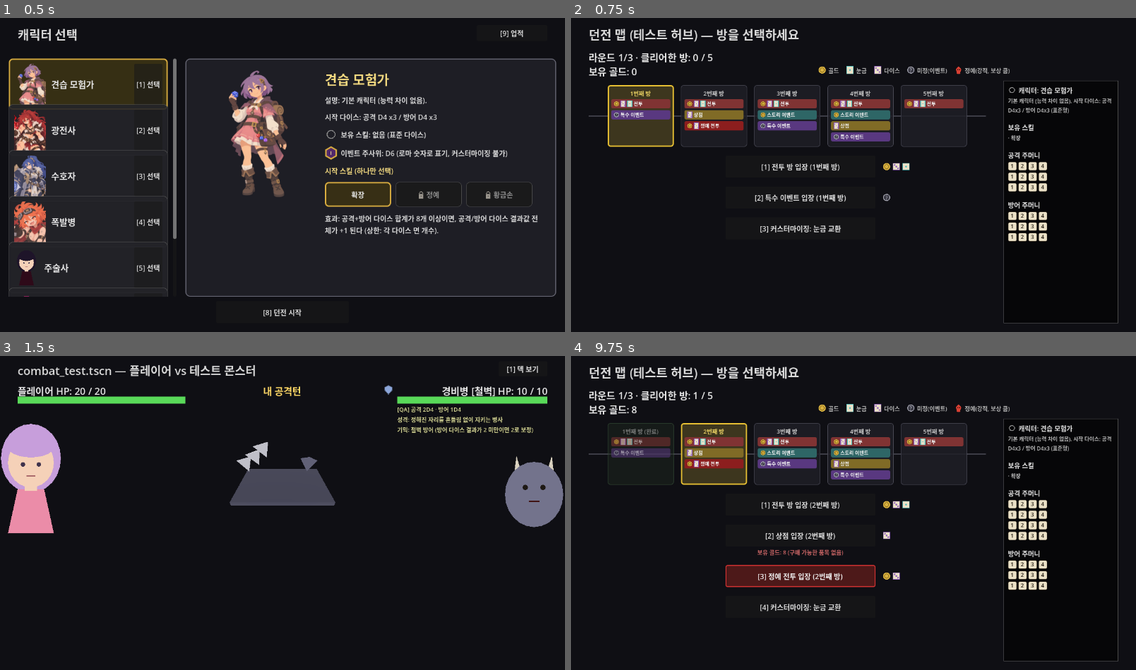
Above: before the commit, frames 1-4 (two rows, left to right).
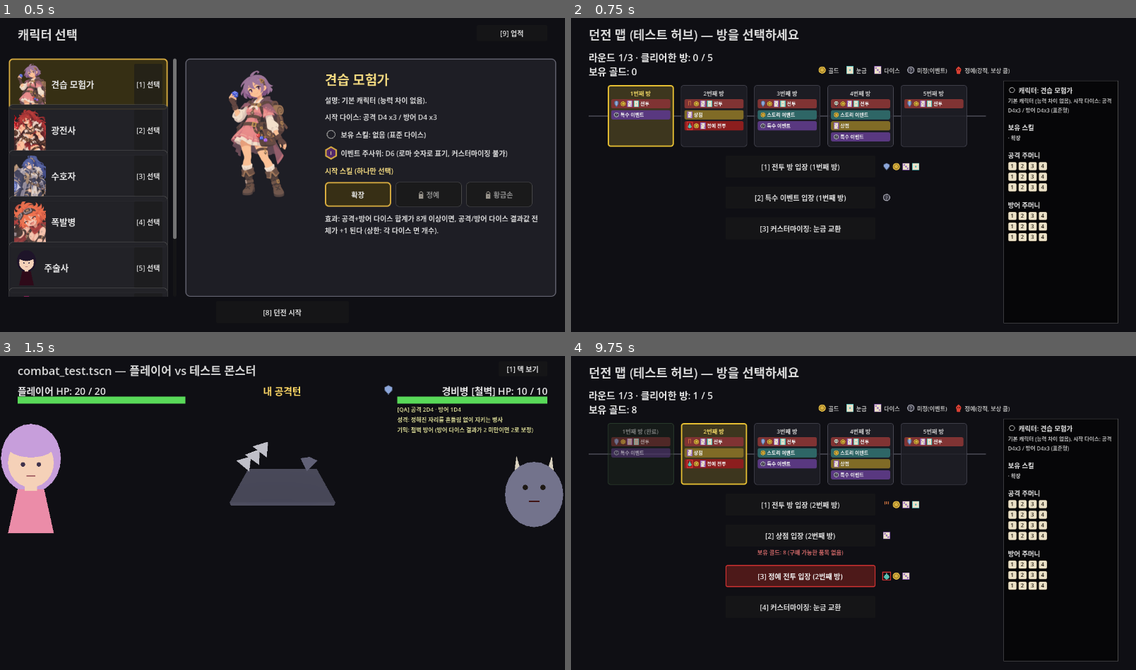
Above: after the commit, the same moments.

Repository: YGseok/ProjectD
Game: Godot game, scene res://code/scenes/character_select.tscn
Same seed, same stepped clock (60 frames per second), same inputs: the game is played once before the commit and once after it.
Inputs (mouse positions are in pixels of both pictures, inside the frame that each line leads up to):
- Up to frame 1 (0.5 s): no input
- Up to frame 2 (0.75 s): click "[8] 던전 시작" at 0.5 s
- Up to frame 3 (1.5 s): click "[1] 전투 방 입장 (1번째 방)" at 1.25 s
- Up to frame 4 (9.75 s): click "[1] 덱 보기" at 2 s; click "[1] 덱 닫기" at 2.75 s; tap Enter at 3.5 s; move the mouse to (977, 494) at 3.52 s; tap 2 at 3.6, 7.35 s; click (977, 494) at 3.67 s; move the mouse to (740, 525) at 4.27 s; hold A 4.28-5.03 s; tap 7 at 4.35, 8.1 s; move the mouse to (910, 440) at 5.02 s; tap 1 at 5.1, 8.85 s; move the mouse to (825, 575) at 5.77 s; tap 3 at 5.85 s; click (825, 575) at 5.92 s; move the mouse to (1023, 560) at 6.52 s; hold A 6.53-8.78 s; tap 9 at 6.6 s; move the mouse to (684, 462) at 7.27 s; move the mouse to (881, 509) at 8.02 s; click (881, 509) at 8.17 s; move the mouse to (768, 431) at 8.77 s; click "[1] 다음" at 9.5 s

Frame 1 is identical in both runs. In frame 2, 0.6% of the frame differs, in the area x 7-66%, y 26-49%; in frame 3, nothing differs; in frame 4, 0.7%, in the area x 7-66%, y 26-72%.

Commit message:
feat: G-9(던전 맵 몬스터 계열 미리보기 + 몬스터 카탈로그 문서화) 완료
던전 맵의 "전투"/"정예 전투" 선택지(버튼 + MapStrip 칩)에 다음 몬스터의
계열 아이콘을 미리 보여주도록 dungeon_map.gd에 _monster_profile_for_room()/
_elite_profile_for_room()을 추가 — combat_test.gd와 같은 RunState.monster_plan/
elite_plan을 읽어 미리보기와 실제 결과가 항상 일치하게 함.

docs/DESIGN.md의 "던전 몬스터" 절을 계열×등급 전체 카탈로그(스킬 프리미티브
범례 + 일반 20종/정예 8종/보스 6종 표)로 갱신.

이로써 INBOX.md [대형 기획 6](몬스터 대개편, G-1~G-9) 전체 완료 — "처리됨"으로
이관. STATUS.md/STATUS_ARCHIVE.md/INBOX_ARCHIVE.md 갱신(완료 기록 10개/
처리됨 12개 유지 규칙에 따라 오래된 항목 이관 포함).

Co-Authored-By: Claude Sonnet 5 <noreply@anthropic.com>

Diff:
--- a/code/scenes/dungeon_map.gd
+++ b/code/scenes/dungeon_map.gd
@@ -140,6 +140,10 @@
 var _map_hbox: HBoxContainer
 var _reward_icon_rows: Dictionary = {} # room type -> HBoxContainer, 방 선택 버튼 옆에 붙는 보상 카테고리 아이콘
 var _shop_gold_label: Label # "상점 입장" 버튼 바로 아래에 보유 골드를 보여주는 라벨
+## G-9(2026-10-07, INBOX.md [대형 기획 6]): "combat"/"elite" -> FamilyIcon, 두 보상
+## 아이콘 행(_reward_icon_rows) 맨 앞에 끼워 넣어 "다음 방에서 어떤 계열의 몬스터를
+## 만날지"를 보여준다. 상점/이벤트와 달리 전투는 스포일링 문제가 없어 노출(INBOX.md 원문).
+var _family_icon_by_type: Dictionary = {}
 
 ## 지금 화면에 보이는 방 선택 버튼들(+커스터마이징) — _layout_visible_buttons()가 매번
 ## 다시 채운다. KeyboardShortcuts로 1~N 숫자 키를 순서대로 배정하는 데 쓴다(INBOX.md
@@ -225,6 +229,13 @@
 		var row := HBoxContainer.new()
 		row.add_theme_constant_override("separation", 4)
 		row.mouse_filter = Control.MOUSE_FILTER_IGNORE
+		# G-9: "전투"/"정예 전투" 행만 보상 아이콘 앞에 계열 아이콘을 둔다(어떤 몬스터를
+		# 상대하는지는 전투 쪽에만 해당, 상점/이벤트는 몬스터가 없어 대상 없음).
+		if t == "combat" or t == "elite":
+			var family_icon := FamilyIcon.new()
+			family_icon.custom_minimum_size = Vector2(18, 18)
+			row.add_child(family_icon)
+			_family_icon_by_type[t] = family_icon
 		for cat in REWARD_CATEGORIES[t]:
 			row.add_child(_make_reward_icon(cat))
 		add_child(row)
@@ -327,6 +338,56 @@
 				if faces.size() in MATERIAL_SIDES[material]:
 					found[material] = true
 	return found.size() >= MATERIAL_SIDES.size()
+
+
+## G-9(2026-10-07): "전투" 선택지가 실제로 들어갈 몬스터의 카탈로그 프로필을 조회한다 —
+## combat_test.gd의 `_monster_config_for_plan()`과 같은 소스(RunState.monster_plan,
+## round_index 기준)를 읽어 미리보기가 실제 결과와 어긋나지 않게 한다. idx는 "이번 라운드
+## 안에서의" 방 번호(RunState.rooms_cleared와 동일 기준) — MapStrip은 항상 현재 라운드
+## 하나만 보여주므로 round_index는 항상 현재 값을 쓴다.
+func _monster_profile_for_room(idx: int) -> Dictionary:
+	var plan: Array = RunState.monster_plan
+	if plan.is_empty():
+		return MonsterCatalog.legacy_cycle_monster(idx)
+	var r: int = clampi(RunState.round_index - 1, 0, plan.size() - 1)
+	var round_slots: Array = plan[r]
+	var rm: int = clampi(idx, 0, round_slots.size() - 1)
+	return MonsterCatalog.get_by_id(round_slots[rm])
+
+
+## G-9: "정예 전투" 선택지가 그 방에서 노출된다면 들어갈 몬스터 프로필 — 위와 같은
+## 방식으로 RunState.elite_plan을 읽는다(combat_test.gd의 `_monster_config_for_elite()`와
+## 같은 소스). 그 방이 정예 선택지가 없는 자리(0번째/보스 방)면 빈 Dictionary.
+func _elite_profile_for_room(idx: int) -> Dictionary:
+	var plan: Array = RunState.elite_plan
+	if plan.is_empty():
+		return {}
+	var r: int = clampi(RunState.round_index - 1, 0, plan.size() - 1)
+	var round_slots: Array = plan[r]
+	if idx < 0 or idx >= round_slots.size():
+		return {}
+	var elite_id: String = round_slots[idx]
+	return MonsterCatalog.get_by_id(elite_id)
+
+
+## 버튼 옆 계열 아이콘(_family_icon_by_type)을 "지금 들어갈 방"(RunState.rooms_cleared)
+## 기준으로 갱신한다. 런이 끝난 상태("새 런 시작"만 보이는 화면)는 다음 방 자체가 없어
+## 갱신하지 않는다(이전 값이 남아있어도 그 행은 숨겨진 버튼 옆이라 안 보임).
+func _update_family_icons() -> void:
+	if RunState.is_run_complete():
+		return
+	if _family_icon_by_type.has("combat"):
+		var profile := _monster_profile_for_room(RunState.rooms_cleared)
+		var icon: FamilyIcon = _family_icon_by_type["combat"]
+		icon.category = profile.get("family", "")
+		icon.is_boss = profile.get("tier", "normal") == "boss"
+		icon.is_elite = false
+	if _family_icon_by_type.has("elite"):
+		var eprofile := _elite_profile_for_room(RunState.rooms_cleared)
+		var eicon: FamilyIcon = _family_icon_by_type["elite"]
+		eicon.category = eprofile.get("family", "")
+		eicon.is_boss = false
+		eicon.is_elite = true
 
 
 func _update_labels() -> void:
@@ -394,6 +455,7 @@
 		enter_event_button.visible = _event_available
 		enter_story_button.visible = _story_available
 		enter_elite_button.visible = _elite_available
+	_update_family_icons()
 	_layout_visible_buttons()
 	_build_map_strip()
 
@@ -467,7 +529,11 @@
 	vbox.add_child(title)
 
 	var opts := _room_options_for_index(idx)
-	vbox.add_child(_make_type_chip("전투", Color(0.5, 0.2, 0.2), "combat"))
+	var combat_profile := _monster_profile_for_room(idx)
+	vbox.add_child(_make_type_chip(
+		"전투", Color(0.5, 0.2, 0.2), "combat",
+		combat_profile.get("family", ""), combat_profile.get("tier", "normal") == "boss"
+	))
 	var chip_specs := {
 		"shop": ["상점", Color(0.5, 0.42, 0.15)],
 		"event": ["특수 이벤트", Color(0.35, 0.22, 0.5)],
@@ -477,7 +543,11 @@
 	for t in opts.order:
 		if opts[t]:
 			var spec: Array = chip_specs[t]
-			vbox.add_child(_make_type_chip(spec[0], spec[1], t))
+			if t == "elite":
+				var elite_profile := _elite_profile_for_room(idx)
+				vbox.add_child(_make_type_chip(spec[0], spec[1], t, elite_profile.get("family", ""), false, true))
+			else:
+				vbox.add_child(_make_type_chip(spec[0], spec[1], t))
 
 	return panel
 
@@ -485,7 +555,9 @@
 ## room_type을 넘기면 REWARD_CATEGORIES에 따른 보상 카테고리 아이콘을 텍스트 앞에
 ## 붙여, MapStrip 미리보기에서도 "이 방이 뭘 줄 수 있는지"를 도형으로 알 수 있게 한다
 ## (INBOX.md 피드백 — 선택지 버튼과 같은 시각 언어를 미리보기에도 반영).
-func _make_type_chip(text: String, color: Color, room_type: String = "") -> Control:
+## family가 비어있지 않으면(G-9, 2026-10-07) 보상 아이콘보다 앞에 FamilyIcon을 하나 더
+## 붙여 "이 방에서 만날 몬스터의 계열"도 함께 보여준다(전투/정예 전투 칩만 해당).
+func _make_type_chip(text: String, color: Color, room_type: String = "", family: String = "", is_boss: bool = false, is_elite: bool = false) -> Control:
 	var chip := PanelContainer.new()
 	var style := StyleBoxFlat.new()
 	style.bg_color = color
@@ -499,6 +571,14 @@
 	var hbox := HBoxContainer.new()
 	hbox.add_theme_constant_override("separation", 3)
 	chip.add_child(hbox)
+
+	if family != "":
+		var family_icon := FamilyIcon.new()
+		family_icon.custom_minimum_size = Vector2(12, 12)
+		family_icon.category = family
+		family_icon.is_boss = is_boss
+		family_icon.is_elite = is_elite
+		hbox.add_child(family_icon)
 
 	if REWARD_CATEGORIES.has(room_type):
 		for cat in REWARD_CATEGORIES[room_type]:
Not shown, changed: docs/DESIGN.md
Not shown, changed: docs/INBOX_ARCHIVE.md
Not shown, changed: docs/STATUS.md
Not shown, changed: docs/STATUS_ARCHIVE.md
Not shown, changed: docs/feedback/INBOX.md
